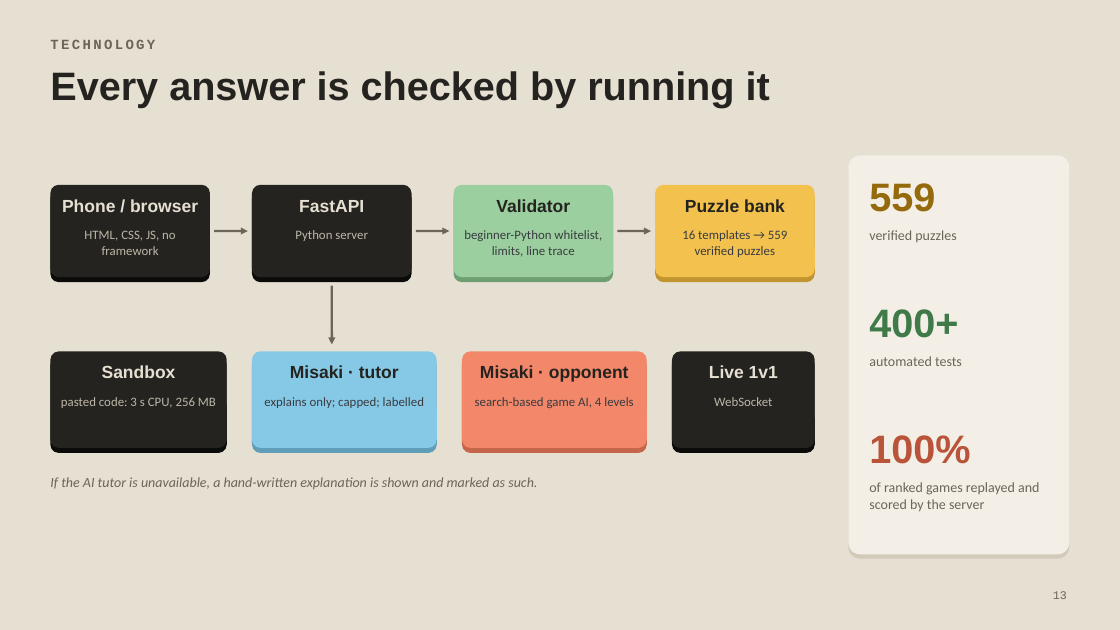
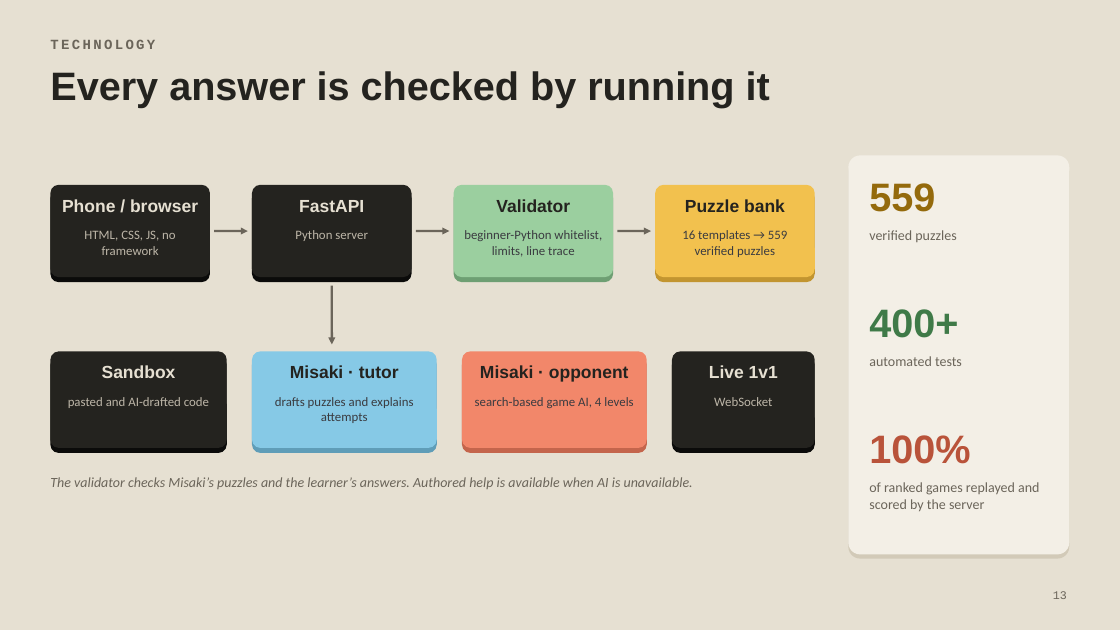
Before and after one commit to dohongminh-ui/Syntax-Stack, a slide deck: slide 13 of docs/Syntax-Stack-finals.pptx. Drawn at 1120x630 pixels with LibreOffice and Linux fonts; fonts in the diff are those of the drawing. Boxes give left, top, right and bottom in pixels: in the first picture for what was removed or moved away, otherwise in the second. Text is boxed around its words. In the diff, an @@ line names an element or a change of style, - is before the commit and + after.

Commit message:
docs: update finals deck and Misaki demo

```diff
--- a/docs/Syntax-Stack-finals.pptx
+++ b/docs/Syntax-Stack-finals.pptx
@@ text at bbox=[68, 397, 209, 408]: text changed @@
-pasted code: 3 s CPU, 256 MB
+pasted and AI-drafted code
@@ text at bbox=[275, 397, 413, 423]: text changed @@
-explains only; capped; labelled
+drafts puzzles and explains attempts
@@ text at bbox=[50, 477, 693, 489]: text changed @@
-If the AI tutor is unavailable, a hand-written explanation is shown and marked as such.
+The validator checks Misaki’s puzzles and the learner’s answers. Authored help is available when AI is unavailable.
```
Also in this commit, not shown: 3 other slides changed, 10 other files.
